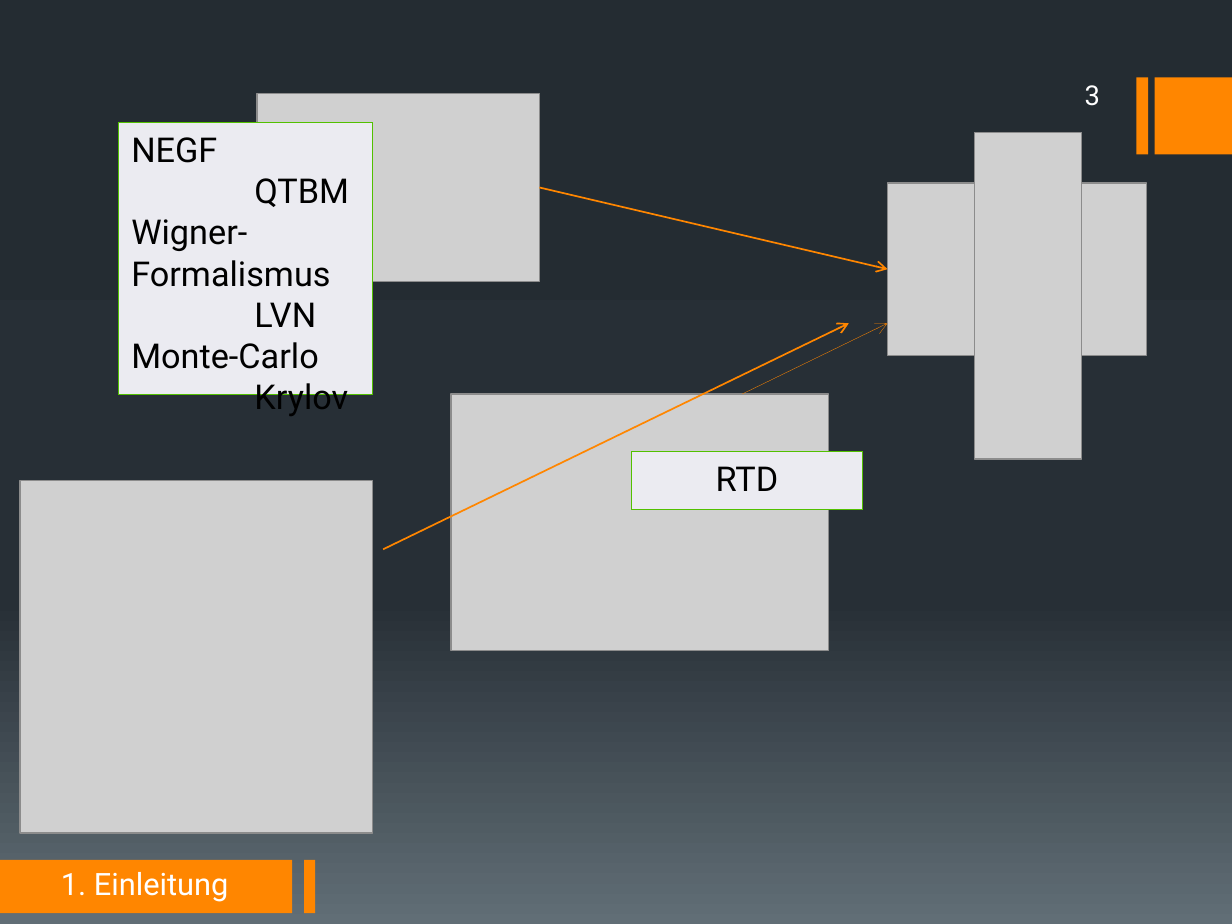
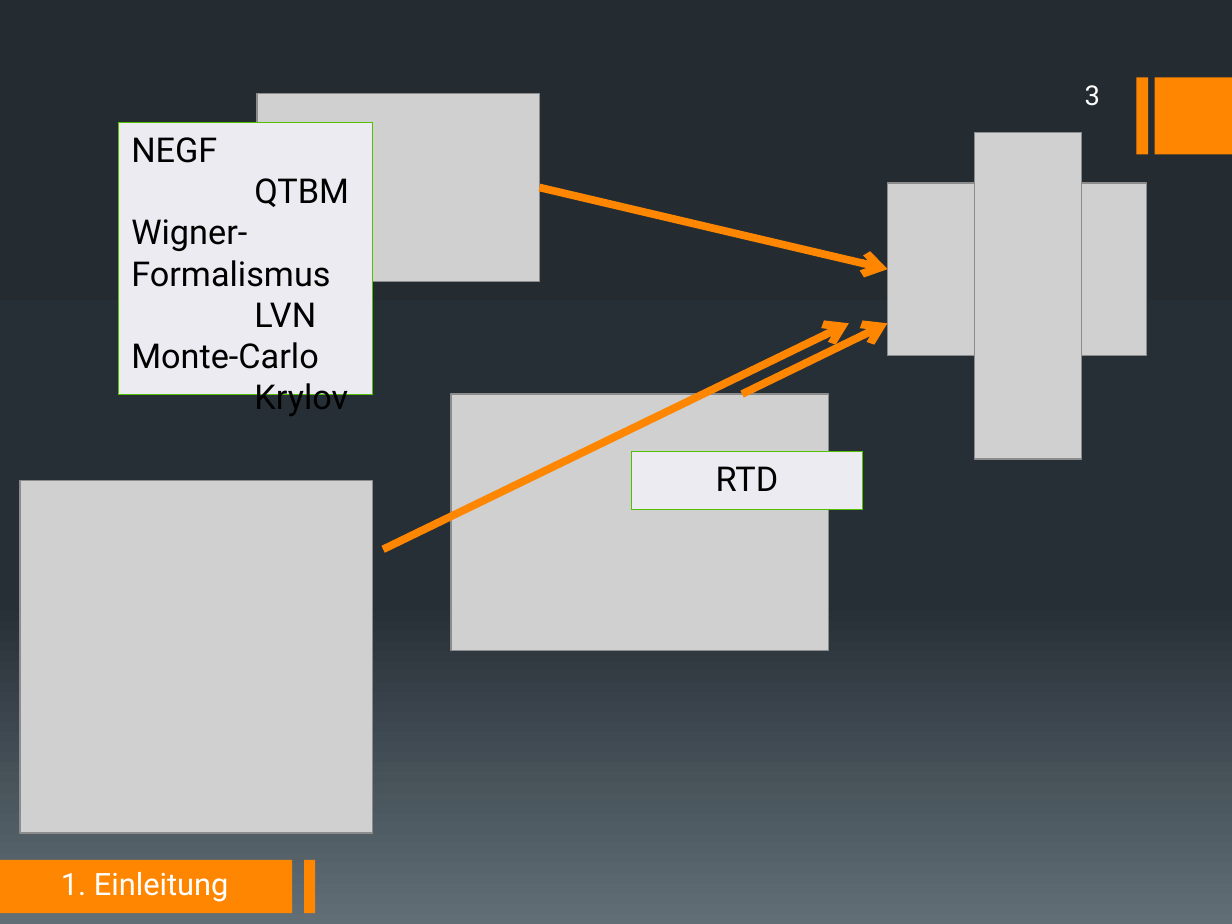
Before and after one commit to DerKleineGauss/Masterarbeit, a slide deck: slide 3 of Abschlussvortrag/Präsentation.pptx. Drawn at 1232x924 pixels with LibreOffice and Linux fonts; fonts in the diff are those of the drawing; grey boxes stand for pictures. Boxes give left, top, right and bottom in pixels: in the first picture for what was removed or moved away, otherwise in the second. Text is boxed around its words. In the diff, an @@ line names an element or a change of style, - is before the commit and + after.

```diff
--- a/Abschlussvortrag/Präsentation.pptx
+++ b/Abschlussvortrag/Präsentation.pptx
@@ arrow (540, 187) - (887, 269): stroke #FF8600 1 pt to #FF8600 4.5 pt @@
@@ arrow (383, 549) - (849, 323): stroke #FF8600 1 pt to #FF8600 4.5 pt @@
@@ arrow (742, 394) - (887, 323): stroke #FF8600 0.2 pt to #FF8600 4.5 pt @@
```
Also in this commit, not shown: 6 other slides changed, 14 slides added, 7 slides removed.
